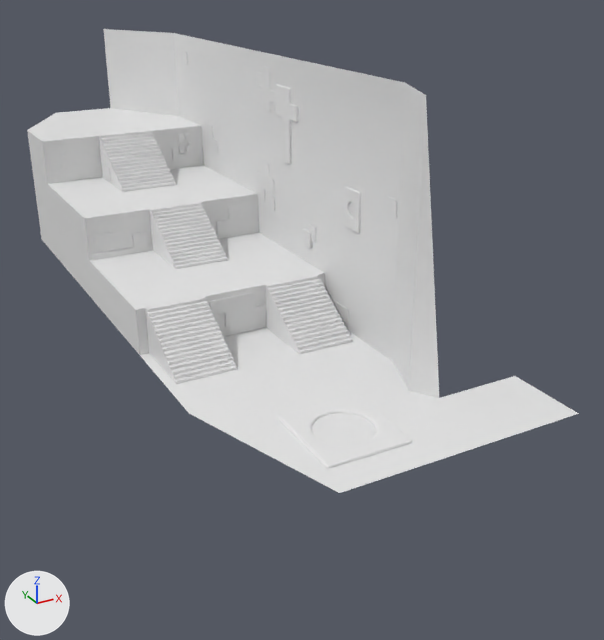
An edit to the FBX model Assets/Meshes/Environment/Level1.fbx, drawn before and after from the same camera.
Rendered twice from a 50 mm camera at (-61.0, -122.0, 102.0) aimed at (57.0, 92.0, -5.0). Every picture has the same lights, and +X, +Y and +Z are marked at lower left. Where no turn or scale is listed for an object, it has been applied to the vertices. Vertices at the same position are counted once.

Names of what the first picture shows: 'WalkableGround', 'Walls'.
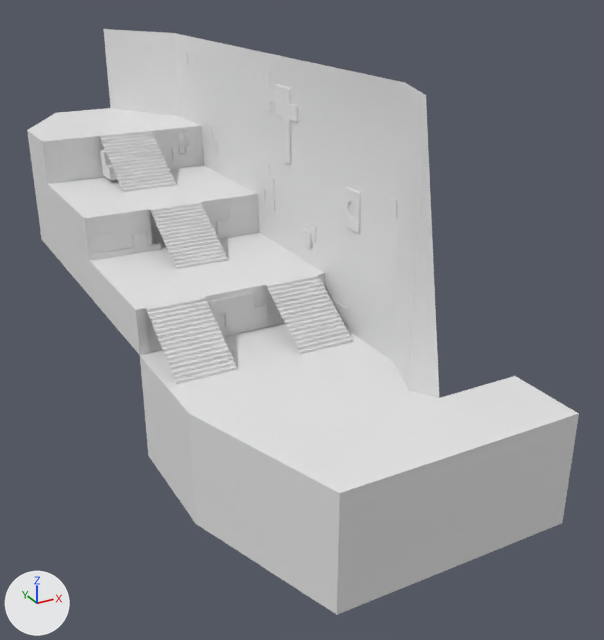
Where the newer file only moved an object's origin or applied its transform, the numbers keep the older frame.

What the commit changed:
me_plane_013 is used by ob_walls; location (15.5, 0.0, 0.0).
me_plane_013 had 11494 vertices, 11251 faces and spanned x -16.0..48.0, y 9.0..227.0, z -4.0..74.0.
me_plane_013 now has 8670 vertices, 8503 faces and spans x -16.0..48.0, y 23.0..227.0, z 0.0..74.0.
me_plane_013 part 1: the loose piece of 2688 vertices spanning x 2.0..25.0, y 9.0..32.0, z -4.0..1.0 is deleted.
Part 2, on me_plane_013:
102 vertices are removed from x -13.0..23.0, y 59.0..124.0, z 1.0..28.0.
6 faces are deleted.
Part 3, on me_plane_013:
34 vertices are removed from x 4.0, y 149.0..171.0, z 28.0..43.0.
2 faces are deleted.
me_plane_022 has 305 vertices, 144 faces and spans x 0.0..83.0, y 0.0..227.0, z 0.0..43.0.
me_plane_022 is used by ob_walkableground; location (0.0, 0.0, 0.0).
Verts and faces of me_plane_022; kept vertices keep their numbers, new ones are numbered from 305.
Before the commit, vertices of me_plane_022: 12 (0.0, 80.0, 1.0) at pixel (139, 355), 14 (0.0, 44.0, 1.0) at pixel (188, 413), 18 (16.0, 0.0, 0.0) at pixel (339, 493), 19 (83.0, 0.0, 0.0) at pixel (579, 413), 23 (49.0, 0.0, 0.0) at pixel (468, 450).
Part 4, on me_plane_022:
New vertices 305 to 309 stand at vertices 12, 14, 18, 19, 23, in that order, plus (0.0, 0.0, -32.0).
New vertex 310 is at (59.0, 44.0, -32.0).
New faces: (12, 305, 306, 14), (14, 306, 307, 18), (19, 23, 309, 308), (18, 307, 309, 23).

Pixel boxes (x1, y1, x2, y2) of what changed, in the pictures (604 x 640 px):
'WalkableGround', reshaped (32% taller)
    before: (28, 108, 579, 493)
    after: (28, 108, 579, 615)
'Walls', reshaped (16% shorter)
    before: (27, 29, 439, 469)
    after: (27, 29, 439, 398)
part 1 of me_plane_013, deleted
    before: (278, 394, 412, 469)
part 2 of me_plane_013, deleted
    before: (145, 210, 300, 384)
part 3 of me_plane_013, deleted
    before: (99, 136, 123, 192)
part 4 of me_plane_022, added
    after: (140, 356, 579, 615)
